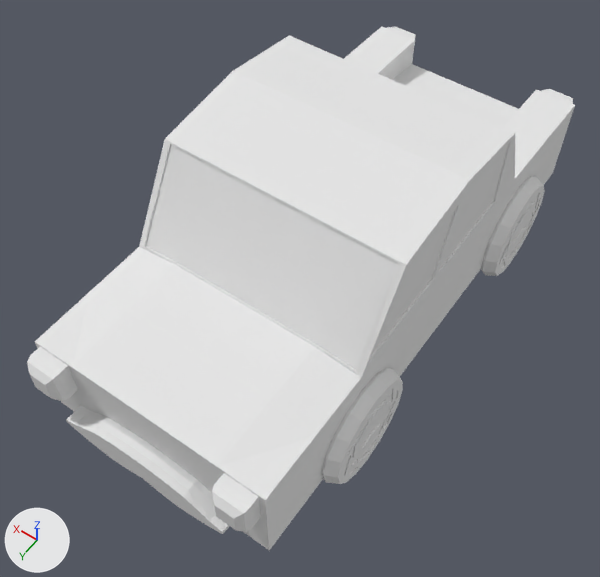
Renders of the Blender file House builder/Assets/Models/Animated/McCar.blend from each side of a commit.
Before and after are seen from a 50 mm lens placed at (-5.47, 8.79, 11.79), pointed at (-0.02, 1.17, -0.18). Lighting does not change. The marker at lower left points along +X, +Y and +Z.

In view in the first picture: 'Car'.
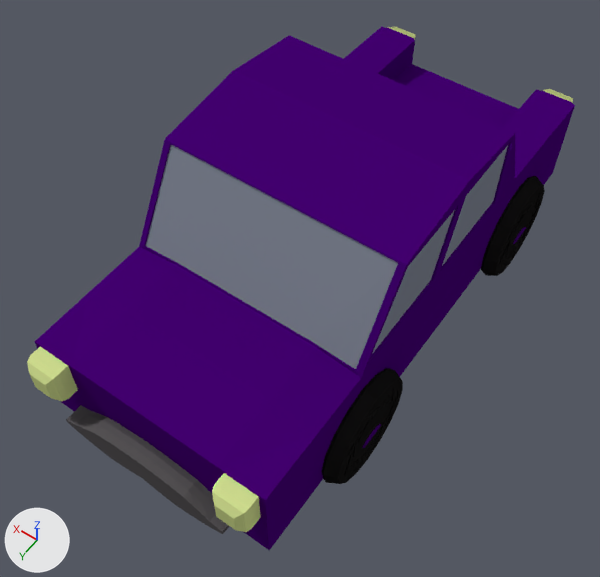
The edits, one by one:
Picture 'MrCar_Texture' (img_mrcar_texture) is new.
In material 'Material' (mat_material), base_color is no longer (0.8, 0.8, 0.8), white #e7e7e7.
In material 'Material' (mat_material), texture is now set to img_mrcar_texture.
me_cube_001 has 1512 vertices, 1444 faces and spans x -1.55..1.55, y -6.51..0.15, z -1.16..1.6.
me_cube_001 is used by ob_car; location (0.0, 5.33, 0.19); scale (1.66, 1.66, 1.66).
me_cube_001 part 1: texture (UV) coordinates of 972 of 1444 faces, centred in x -1.54..1.54, y -6.51..0.15, z -1.1..1.53, changed; they spanned u 0.0..1.0, v 0.0..1.0 and now span u 0.04..0.93, v 0.05..0.96.

Boxes (x1, y1, x2, y2) around the edits, measured in the pictures (600 x 577 px):
'Car', surface changed: (27, 27, 575, 550) in both
